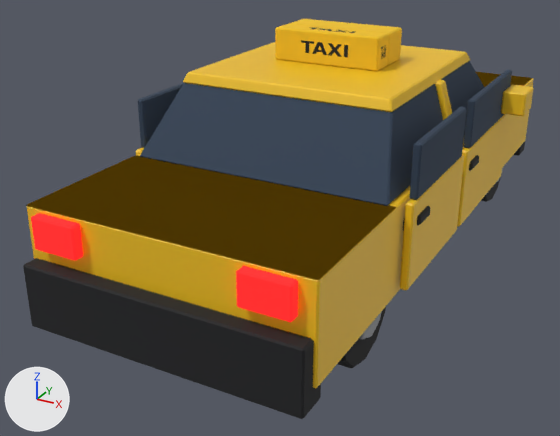
The glTF model city-clone/viewer/car_taxi.glb, before and after one commit.
One viewpoint serves both versions: a 50 mm camera at (2.23, -4.97, 2.57) aimed at (-0.28, -0.41, 0.29). The axes (+X, +Y, +Z) are drawn at lower left. The lights are the same throughout. The older version comes first. Where no turn or scale is listed for an object, it has been applied to the vertices. Vertices at exactly the same position are counted once.

Before the edit, the objects in view are built like this:
```python
me_car_body = bpy.data.meshes.new('car_body')
me_car_body.from_pydata(...)  # 1190 vertices, 2226 faces; spans x -0.91..0.91, y -2.29..2.29, z 0.0..1.64
# faces by material slot: [214, 88, 88, 88, 44, 1704]
me_car_body.materials.append(mat_paint_f2c21c)
me_car_body.materials.append(mat_veh_head)
me_car_body.materials.append(mat_veh_amber)
me_car_body.materials.append(mat_veh_tail)
me_car_body.materials.append(mat_veh_taxi_sign)
me_car_body.materials.append(mat_vc_plain)
me_car_door_fr = bpy.data.meshes.new('car_door_FR')
me_car_door_fr.from_pydata(...)  # 96 vertices, 176 faces; spans x 0.0..0.22, y -1.12..0.0, z 0.373..1.25
# faces by material slot: [88, 88]
me_car_door_fr.materials.append(mat_paint_f2c21c)
me_car_door_fr.materials.append(mat_vc_plain)
me_car_door_rl = bpy.data.meshes.new('car_door_RL')
me_car_door_rl.from_pydata(...)  # 72 vertices, 132 faces; spans x -0.07..0.0, y -0.97..0.0, z 0.373..1.25
# faces by material slot: [44, 88]
me_car_door_rl.materials.append(mat_paint_f2c21c)
me_car_door_rl.materials.append(mat_vc_plain)
me_car_door_rr = bpy.data.meshes.new('car_door_RR')
me_car_door_rr.from_pydata(...)  # 72 vertices, 132 faces; spans x 0.0..0.07, y -0.97..0.0, z 0.373..1.25
# faces by material slot: [44, 88]
me_car_door_rr.materials.append(mat_paint_f2c21c)
me_car_door_rr.materials.append(mat_vc_plain)
ob_car_body = bpy.data.objects.new('car_body', me_car_body)
ob_car_body.location = (0.0, 0.0, 0.0)
ob_car_door_fr = bpy.data.objects.new('car_door_FR', me_car_door_fr)
ob_car_door_fr.location = (0.92, 1.0, 0.0)
ob_car_door_rl = bpy.data.objects.new('car_door_RL', me_car_door_rl)
ob_car_door_rl.location = (-0.92, -0.18, 0.0)
ob_car_door_rr = bpy.data.objects.new('car_door_RR', me_car_door_rr)
ob_car_door_rr.location = (0.92, -0.18, 0.0)
```
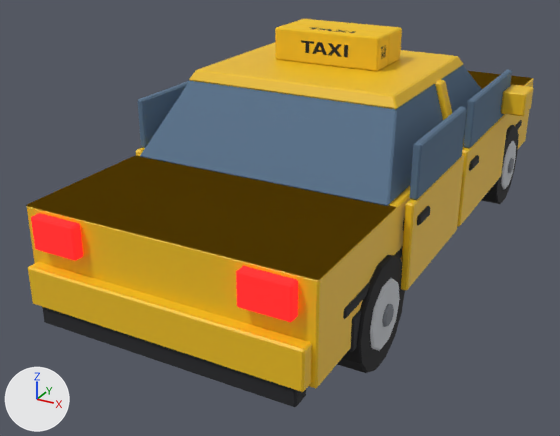
Location of each change, [x1, y1, x2, y2] in pixels of the pictures (560 x 436 px; the box of a moved part takes in the faces that stretch with it):
'car_body', reshaped
    before: [23, 19, 533, 419]
    after: [26, 19, 533, 407]
part 1 of me_car_body, moved or reshaped (not visible afterwards)
    before: [23, 258, 321, 419]
part 2 of me_car_body, added
    after: [28, 262, 312, 392]
part 3 of me_car_body, moved or reshaped (not visible before)
    after: [508, 158, 514, 173]
part 4 of me_car_body, moved or reshaped
    before: [359, 311, 382, 339]
    after: [382, 304, 394, 327]
part 5 of me_car_body, rebuilt (mostly hidden before)
    before: [481, 174, 502, 202]
    after: [481, 125, 518, 204]
part 6 of me_car_body, rebuilt
    before: [338, 307, 386, 368]
    after: [337, 255, 405, 373]
part 7 of me_car_body, rebuilt
    before: [183, 42, 470, 112]
    after: [189, 42, 463, 109]
part 8 of me_car_body, rebuilt (not visible afterwards)
    before: [514, 142, 525, 156]
part 9 of me_car_body, cut back
    before: [140, 61, 469, 204]
    after: [42, 65, 522, 407]
part 10 of me_car_body, recoloured
    both: [140, 68, 482, 206]
part 11 of me_car_door_fr, recoloured (dark blue to blue)
    both: [463, 70, 512, 148]
part 12 of me_car_door_rl, recoloured (dark blue to blue)
    both: [138, 83, 183, 148]
part 13 of me_car_door_rr, recoloured (dark blue to blue)
    both: [410, 107, 466, 200]

Diff of the bpy script that builds the scene:
```diff
--- a/city-clone/viewer/car_taxi.glb.py
+++ b/city-clone/viewer/car_taxi.glb.py
@@ me_car_body @@
-me_car_body.from_pydata(...)  # 1190 vertices, 2226 faces; spans x -0.91..0.91, y -2.29..2.29, z 0.0..1.64
+me_car_body.from_pydata(...)  # 1622 vertices, 3030 faces; spans x -0.96..0.96, y -2.27..2.27, z 0.01..1.64
+# me_car_body part 1: the loose piece of 24 vertices spanning x -0.88..0.88, y -2.29..-2.09, z 0.2..0.6 is scaled about its middle by (0.989, 0.785, 0.586), then moved by (0.0, 4.38, 0.06), in mat_paint_f2c21c
+# me_car_body part 2: the loose piece of 24 vertices spanning x -0.88..0.88, y -2.29..-2.09, z 0.2..0.6 is copied, and the copy is scaled about its middle by (0.989, 0.786, 0.586), then moved by (0.0, 0.0, 0.06), in mat_paint_f2c21c; it spans x -0.87..0.87, y -2.27..-2.11, z 0.34..0.58
+# me_car_body part 3: the loose piece of 32 vertices spanning x 0.81..0.87, y 1.23..1.57, z 0.17..0.51 is scaled about its middle by (0.522, 0.381, 0.381), then moved by (0.11, 0.0, 0.0)
+# me_car_body part 4: the loose piece of 32 vertices spanning x 0.81..0.87, y -1.57..-1.23, z 0.17..0.51 is scaled about its middle by (0.522, 0.381, 0.381), then moved by (0.11, 0.0, 0.0)
+# me_car_body part 5: the loose piece of 48 vertices spanning x 0.53..0.83, y 1.06..1.74, z 0.0..0.68 is rebuilt with 56 vertices and now spans x 0.61..0.93, y 1.06..1.74, z 0.01..0.67
+# me_car_body part 6: the loose piece of 48 vertices spanning x 0.53..0.83, y -1.74..-1.06, z 0.0..0.68 is rebuilt with 56 vertices and now spans x 0.61..0.93, y -1.74..-1.06, z 0.01..0.67
+# me_car_body part 7: the loose piece of 24 vertices spanning x -0.73..0.73, y -0.92..0.65, z 1.35..1.42 is rebuilt with 24 vertices and now spans x -0.73..0.73, y -0.85..0.48, z 1.35..1.42
+# me_car_body part 8: the loose piece of 24 vertices spanning x -0.88..0.88, y 2.09..2.29, z 0.2..0.6 is rebuilt with 24 vertices and now spans x -0.82..0.82, y 2.13..2.25, z 0.22..0.35
+# me_car_body part 9: 22 vertices moved from x -0.86..0.86, y -0.91..2.26, z 0.66..1.36 to x -0.86..0.86, y -0.83..2.27, z 0.66..1.36; 12 vertices removed from x -0.75..0.75, y -0.91..2.26, z 0.66..1.36; 340 vertices added at x -0.94..0.94, y -2.25..2.27, z 0.14..1.36
+# me_car_body part 10: 23 kept faces spanning x -0.86..0.86, y -1.24..1.04, z 0.92..1.36 get new vertex colours; the middle colour goes from dark blue #2e3e52 to blue #56708a
+# other edits to the shape of me_car_body do not show in these pictures
 me_car_body.materials.append(mat_paint_f2c21c)
@@ me_car_door_fr @@
 me_car_door_fr.from_pydata(...)  # 96 vertices, 176 faces; spans x 0.0..0.22, y -1.12..0.0, z 0.373..1.25
+# me_car_door_fr part 11: 44 faces centred in x 0.0..0.05, y -1.06..-0.06, z 0.92..1.25 are repainted in the vertex colours; the middle colour goes from dark blue #2e3e52 to blue #56708a
 me_car_door_fr.materials.append(mat_paint_f2c21c)
@@ me_car_door_rl @@
 me_car_door_rl.from_pydata(...)  # 72 vertices, 132 faces; spans x -0.07..0.0, y -0.97..0.0, z 0.373..1.25
+# me_car_door_rl part 12: 44 faces centred in x -0.05..0.0, y -0.91..-0.06, z 0.92..1.25 are repainted in the vertex colours; the middle colour goes from dark blue #2e3e52 to blue #56708a
 me_car_door_rl.materials.append(mat_paint_f2c21c)
@@ me_car_door_rr @@
 me_car_door_rr.from_pydata(...)  # 72 vertices, 132 faces; spans x 0.0..0.07, y -0.97..0.0, z 0.373..1.25
+# me_car_door_rr part 13: 44 faces centred in x 0.0..0.05, y -0.91..-0.06, z 0.92..1.25 are repainted in the vertex colours; the middle colour goes from dark blue #2e3e52 to blue #56708a
 me_car_door_rr.materials.append(mat_paint_f2c21c)
```
